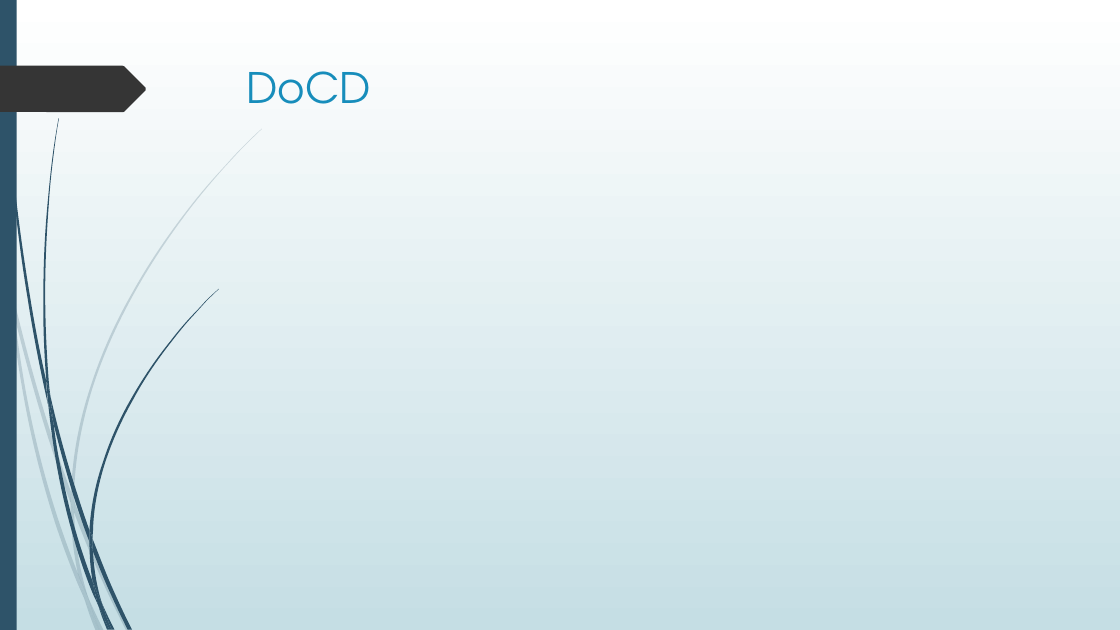
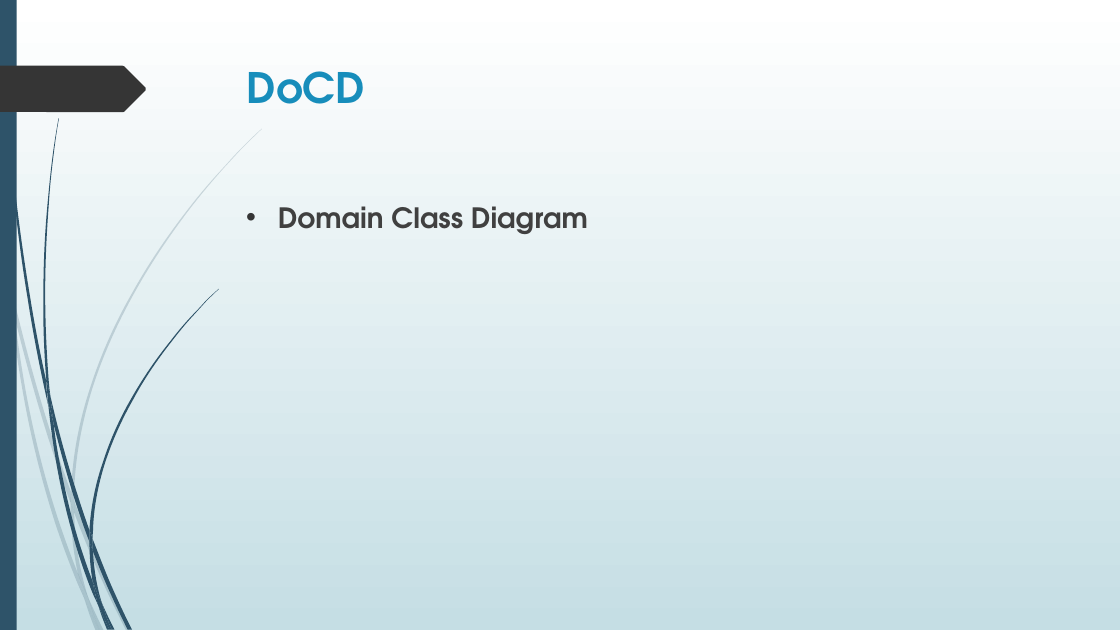
Before and after one commit to dan-ward/TP-6, a slide deck: slide 3 of TRL_final/Textbook Rental Library - Presentation.pptx (slide 2 before the commit). Drawn at 1120x630 pixels with LibreOffice and Linux fonts; fonts in the diff are those of the drawing. Boxes give left, top, right and bottom in pixels: in the first picture for what was removed or moved away, otherwise in the second. Text is boxed around its words. In the diff, an @@ line names an element or a change of style, - is before the commit and + after.

```diff
--- a/TRL_final/Textbook Rental Library - Presentation.pptx
+++ b/TRL_final/Textbook Rental Library - Presentation.pptx
@@ title "DoCD" at bbox=[247, 71, 365, 104]: bold on @@
@@ text added at bbox=[278, 206, 588, 234], 24 pt, text #404040, bold @@
+• Domain Class Diagram
```
Also in this commit, not shown: 5 other slides changed, 3 slides added.
